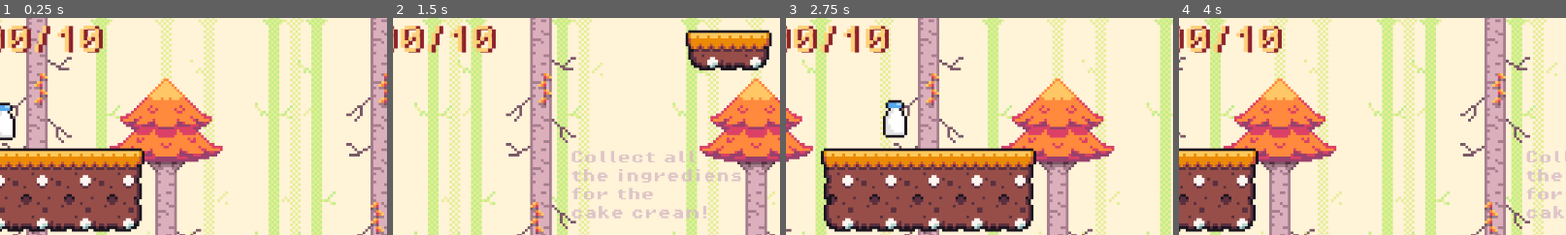
Above: before the commit, frames 1-4 (left to right).
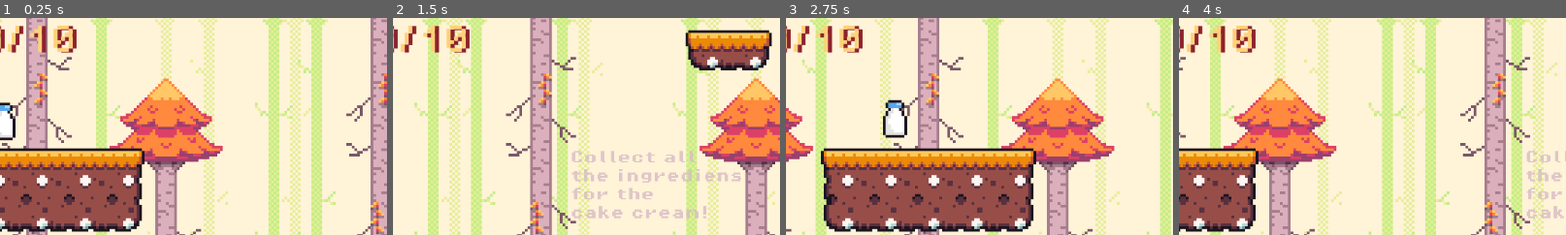
Above: after the commit, the same moments.

Repository: CakeRun/Vaerkstedsuge.github-brug-denne
Game: Godot game, scene res://level 2 (fall)/Level 2.tscn
The game is run twice, just before and just after one commit, with the same random seed, the same clock (stepped at 60 frames per second) and the same inputs. This scene is started directly instead of the project's main scene.
Inputs:
- Up to frame 1 (0.25 s): no input
- Up to frame 2 (1.5 s): hold D (move_right) from 0.53 s (still down); tap X (attack) at 0.6 s; tap Space (jump) at 0.77 s; tap E (enter) at 0.8, 1.35 s
- Up to frame 3 (2.75 s): tap Space (jump) at 1.52 s; tap X (attack) at 1.55, 2.1 s; release D (move_right) at 2.03 s; hold A (move_left) from 2.03 s (still down); tap E (enter) at 2.3 s
- Up to frame 4 (4 s): release A (move_left) at 2.78 s; hold D (move_right) from 2.78 s (still down); tap E (enter) at 2.85, 3.8 s; tap Space (jump) at 3.02, 3.77 s; tap X (attack) at 3.05, 3.6 s
The pictures show only the part of the screen within x 4-54%, y 1-51%; the shares and areas given below are measured in that part.

The runs differ from the first frame. In frame 1, 2.1% of the frame differs, in the area x 2-27%, y 3-17%; in frame 2, 2.1%; in frame 3, 2.1%; in frame 4, 2.1%.
Error after the commit: Invalid assignment of property or key 'text' with value of type 'String' on a base object of type 'null instance'. (res://Level)

Commit message:
points!!!!!

Diff:
--- a/GoDot/Level 1 (green)/GameManager.gd
+++ b/GoDot/Level 1 (green)/GameManager.gd
@@ -5,16 +5,27 @@
 @export var totalscore = 0
 
 @onready var score_label = $CanvasLayer/ScoreLabel
-@onready var total_score_label_1 = $CanvasLayer/TotalScoreLabel1
-@onready var total_score_label_2 = $CanvasLayer/TotalScoreLabel2
-@onready var total_score_label_3 = $CanvasLayer/TotalScoreLabel3
 
+@onready var total_score_label_1 = %TotalScoreLabel1
+@onready var total_score_label_2 = %TotalScoreLabel2
+@onready var total_score_label_3 = %TotalScoreLabel3
+
+func _ready():
+	if GameManager.levels_completed == 1:
+		total_score_label_2.text = "POINTS:" + str(GameManager.total_score).pad_zeros(3)
 
 func add_point():
 	score += 1
 	GameManager.current_level_score += 1
 	GameManager.total_score += 1
 	score_label.text = str(score).pad_zeros(2) + "/10"
+
+	if GameManager.levels_completed == 0:
+		total_score_label_1.text = "POINTS:" + str(GameManager.total_score).pad_zeros(3)
+	if GameManager.levels_completed == 1:
+		total_score_label_2.text = "POINTS:" + str(GameManager.total_score).pad_zeros(3)
+	if GameManager.levels_completed == 2:
+		total_score_label_3.text = "POINTS:" + str(GameManager.total_score).pad_zeros(3)
 
 func add_extra_point():
 	if GameManager.enemy_type == "Wormy":
@@ -29,14 +40,10 @@
 		addscore += 15
 		GameManager.current_level_score += 15
 		GameManager.total_score += 15
-	#score_label.text = "Score: " + str(score) + " / 10" + " + " + str(addscore)
 
-func _process(delta): #TOTAL POINTS
-	totalscore = score + addscore
-	GameManager.current_level_score = totalscore
-	score_label.text = str(score).pad_zeros(2) + "/10"
-
-	#total_score_label_1.text = "POINTS:" + str(totalscore).pad_zeros(3)
-	#total_score_label_2.text = "POINTS:" + str(totalscore).pad_zeros(3)
-	#total_score_label_3.text = "POINTS:" + str(totalscore).pad_zeros(3)
-	#total_score_label.text = "POINTS:" + str(totalscore).pad_zeros(2)
+	if GameManager.levels_completed == 0:
+		total_score_label_1.text = "POINTS:" + str(GameManager.total_score).pad_zeros(3)
+	if GameManager.levels_completed == 1:
+		total_score_label_2.text = "POINTS:" + str(GameManager.total_score).pad_zeros(3)
+	if GameManager.levels_completed == 2:
+		total_score_label_3.text = "POINTS:" + str(GameManager.total_score).pad_zeros(3)
--- a/GoDot/Level 1 (green)/Level 1.tscn
+++ b/GoDot/Level 1 (green)/Level 1.tscn
@@ -2829,7 +2829,6 @@
 [node name="GameManager" type="Node" parent="."]
 unique_name_in_owner = true
 script = ExtResource("1_j0q3r")
-totalscore = null
 
 [node name="CanvasLayer" type="CanvasLayer" parent="GameManager"]
 
@@ -2846,7 +2845,8 @@
 text = "00/10"
 metadata/_edit_use_anchors_ = true
 
-[node name="TotalScoreLabel" type="Label" parent="GameManager/CanvasLayer"]
+[node name="TotalScoreLabel1" type="Label" parent="GameManager/CanvasLayer"]
+unique_name_in_owner = true
 anchors_preset = 1
 anchor_left = 1.0
 anchor_right = 1.0
--- a/GoDot/doors/doors_script.gd
+++ b/GoDot/doors/doors_script.gd
@@ -86,9 +86,8 @@
 
 			if levels_completed == 0: #sikrer at det kun updaterer det én gang
 				levels_completed = 1
+				GameManager.levels_completed += 1
 				print(levels_completed)
-
-			GameManager.current_level_score = 0
 
 		#orange
 		if entered_orange_level2 == true and not teleport_audio_orange.playing:
@@ -99,9 +98,8 @@
 
 			if levels_completed == 1: #sikrer at det kun updaterer det én gang
 				levels_completed = 2
+				GameManager.levels_completed += 1
 				print(levels_completed)
-
-			GameManager.current_level_score = 0
 
 		#blue
 		if entered_blue_level3 == true and not teleport_audio_blue.playing:
@@ -112,18 +110,16 @@
 			if get_tree() == null:
 				print("get_tree() is null!")
 
-			#elif total_score >= 1: #IKKE KORREKT ANGIVET (totalscore)
-				#get_tree().change_scene_to_file("res://main_scenes/end_scene_small.tscn")
-			#elif total_score >= 2: #IKKE KORREKT ANGIVET (totalscore)
-				#get_tree().change_scene_to_file("res://main_scenes/end_scene_medium.tscn")
-			#elif total_score >= 3: #IKKE KORREKT ANGIVET (totalscore)
-				#get_tree().change_scene_to_file("res://main_scenes/end_scene_big.tscn")
+			elif GameManager.total_score >= 1: #IKKE KORREKT ANGIVET (totalscore)
+				get_tree().change_scene_to_file("res://main_scenes/end_scene_small.tscn")
+			elif GameManager.total_score >= 2: #IKKE KORREKT ANGIVET (totalscore)
+				get_tree().change_scene_to_file("res://main_scenes/end_scene_medium.tscn")
+			elif GameManager.total_score >= 2: #IKKE KORREKT ANGIVET (totalscore)
+				get_tree().change_scene_to_file("res://main_scenes/end_scene_big.tscn")
 
 			if levels_completed == 2: #sikrer at det kun updaterer det én gang
 				levels_completed = 3
 				print(levels_completed)
-
-			GameManager.current_level_score = 0
 
 #### LEVEL 1 ####
 #green door - main
--- a/GoDot/global.gd
+++ b/GoDot/global.gd
@@ -9,3 +9,5 @@
 var total_score = 0
 
 var current_level_score = 0
+
+var levels_completed = 0
--- a/GoDot/level 2 (fall)/Level 2.tscn
+++ b/GoDot/level 2 (fall)/Level 2.tscn
@@ -4265,6 +4265,7 @@
 metadata/_edit_use_anchors_ = true
 
 [node name="TotalScoreLabel2" type="Label" parent="GameManager/CanvasLayer"]
+unique_name_in_owner = true
 anchors_preset = 1
 anchor_left = 1.0
 anchor_right = 1.0
--- a/GoDot/level 3 (winter)/level_3.tscn
+++ b/GoDot/level 3 (winter)/level_3.tscn
@@ -1795,7 +1795,6 @@
 [node name="GameManager" type="Node" parent="."]
 unique_name_in_owner = true
 script = ExtResource("15_smlhd")
-totalscore = null
 
 [node name="CanvasLayer" type="CanvasLayer" parent="GameManager"]
 
@@ -1813,6 +1812,7 @@
 metadata/_edit_use_anchors_ = true
 
 [node name="TotalScoreLabel3" type="Label" parent="GameManager/CanvasLayer"]
+unique_name_in_owner = true
 anchors_preset = 1
 anchor_left = 1.0
 anchor_right = 1.0
--- a/GoDot/main_scenes/end_scene_small.tscn
+++ b/GoDot/main_scenes/end_scene_small.tscn
@@ -5882,6 +5882,7 @@
 horizontal_alignment = 1
 
 [node name="TotalScoreLabel" type="Label" parent="."]
+unique_name_in_owner = true
 anchors_preset = 1
 anchor_left = 1.0
 anchor_right = 1.0
--- a/GoDot/main_scenes/tutroial_scene/MainTutorialScene.tscn
+++ b/GoDot/main_scenes/tutroial_scene/MainTutorialScene.tscn
@@ -5918,7 +5918,6 @@
 shape = SubResource("RectangleShape2D_2o7be")
 
 [node name="Player" parent="." instance=ExtResource("8_ogavk")]
-z_index = 1
 position = Vector2(-50, -1)
 
 [node name="Camera2D" type="Camera2D" parent="."]
